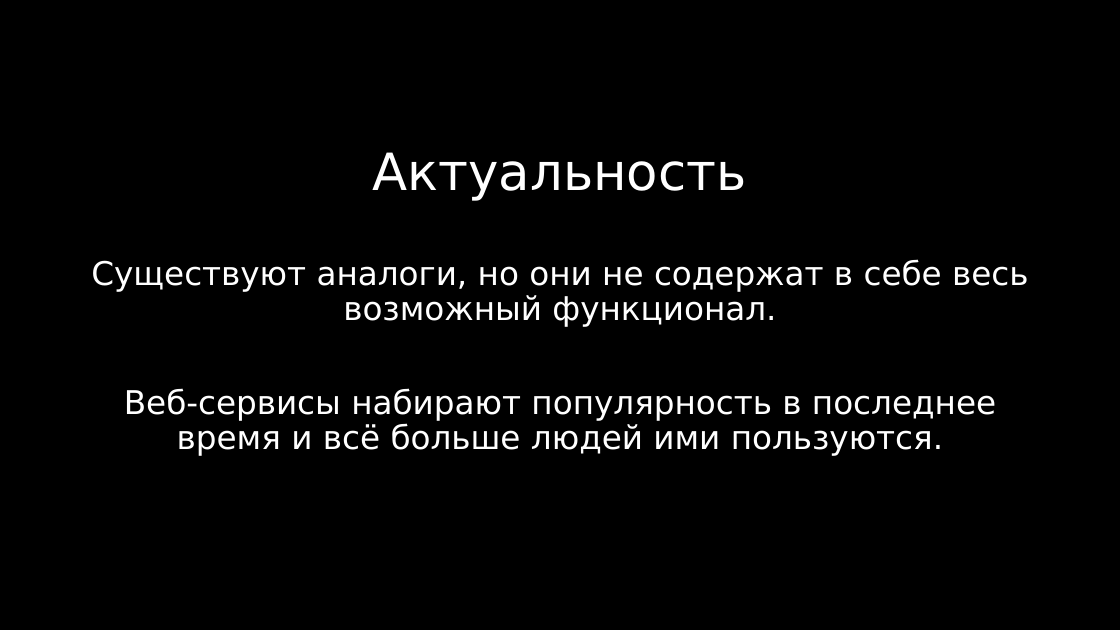
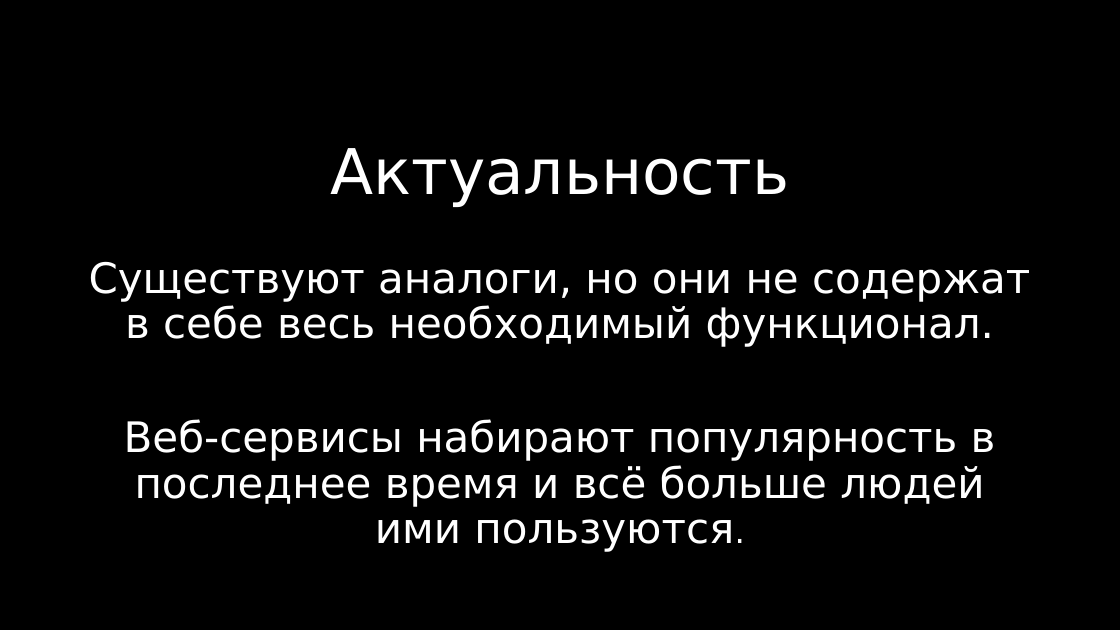
Before and after one commit to Komaricus/SmartFood, a slide deck: slide 3 of 15.11.2018 16-30.pptx. Drawn at 1120x630 pixels with LibreOffice and Linux fonts; fonts in the diff are those of the drawing; background and template pictures are left out. Boxes give left, top, right and bottom in pixels: in the first picture for what was removed or moved away, otherwise in the second. Text is boxed around its words. In the diff, an @@ line names an element or a change of style, - is before the commit and + after.

```diff
--- a/15.11.2018 16-30.pptx
+++ b/15.11.2018 16-30.pptx
@@ title "Актуальность" at box(330, 148, 789, 207): size 44 to 54 pt @@
@@ text at box(89, 262, 1030, 347): text changed; size 28 to 36 pt @@
-Существуют аналоги, но они не содержат в себе весь возможный функционал.
+Существуют аналоги, но они не содержат в себе весь необходимый функционал.
@@ text at box(124, 419, 996, 552): size 28 to 36 pt in "Веб-сервисы набирают популярность в последнее время и ..." @@
```
Also in this commit, not shown: 5 other slides changed.
